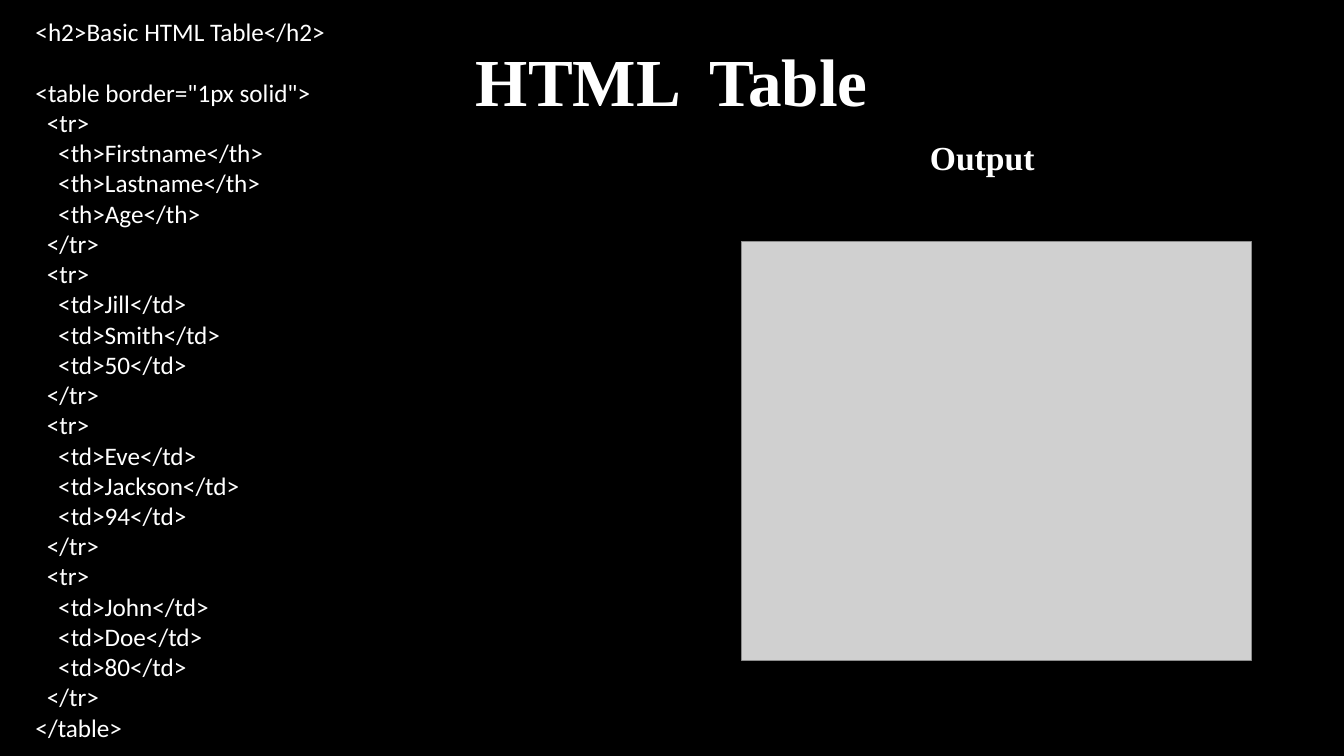
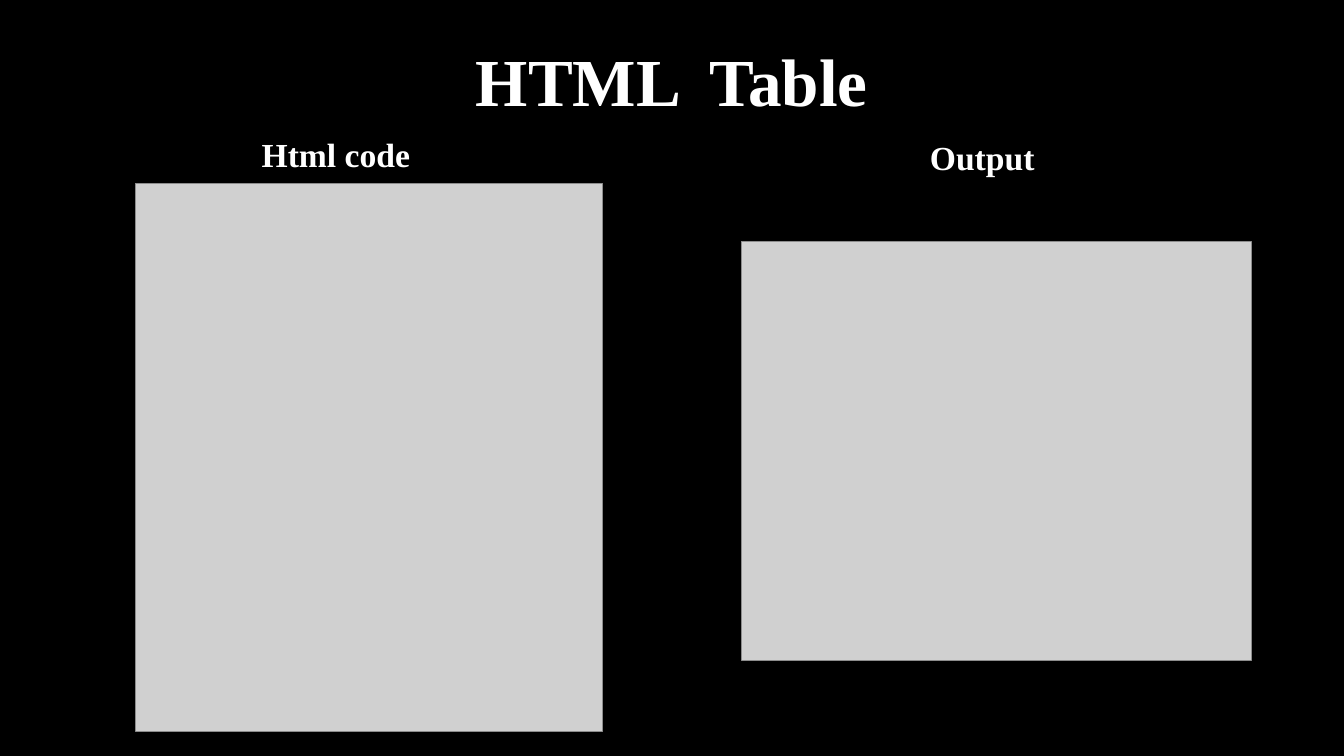
Before and after one commit to haiderIbrahem/ASPU_WEB, a slide deck: slide 37 of web.pptx (slide 40 before the commit). Drawn at 1344x756 pixels with LibreOffice and Linux fonts; fonts in the diff are those of the drawing; grey boxes stand for pictures. Boxes give left, top, right and bottom in pixels: in the first picture for what was removed or moved away, otherwise in the second. Text is boxed around its words. In the diff, an @@ line names an element or a change of style, - is before the commit and + after.

```diff
--- a/web.pptx
+++ b/web.pptx
@@ text removed at (35,23,325,738) @@
-<h2>Basic HTML Table</h2>
-<table border="1px solid">
-<tr>
-<th>Firstname</th>
-<th>Lastname</th>
-<th>Age</th>
-</tr>
-<tr>
-<td>Jill</td>
-<td>Smith</td>
-<td>50</td>
-</tr>
-<tr>
-<td>Eve</td>
-<td>Jackson</td>
-<td>94</td>
-</tr>
-<tr>
-<td>John</td>
-<td>Doe</td>
-<td>80</td>
-</tr>
-</table>
@@ text added at (262,143,410,168), 24 pt, text #FFFFFF, bold @@
+Html code
@@ picture added at (136,184,603,732) @@
```
Also in this commit, not shown: 24 other slides changed, 3 slides added, 3 slides removed.
